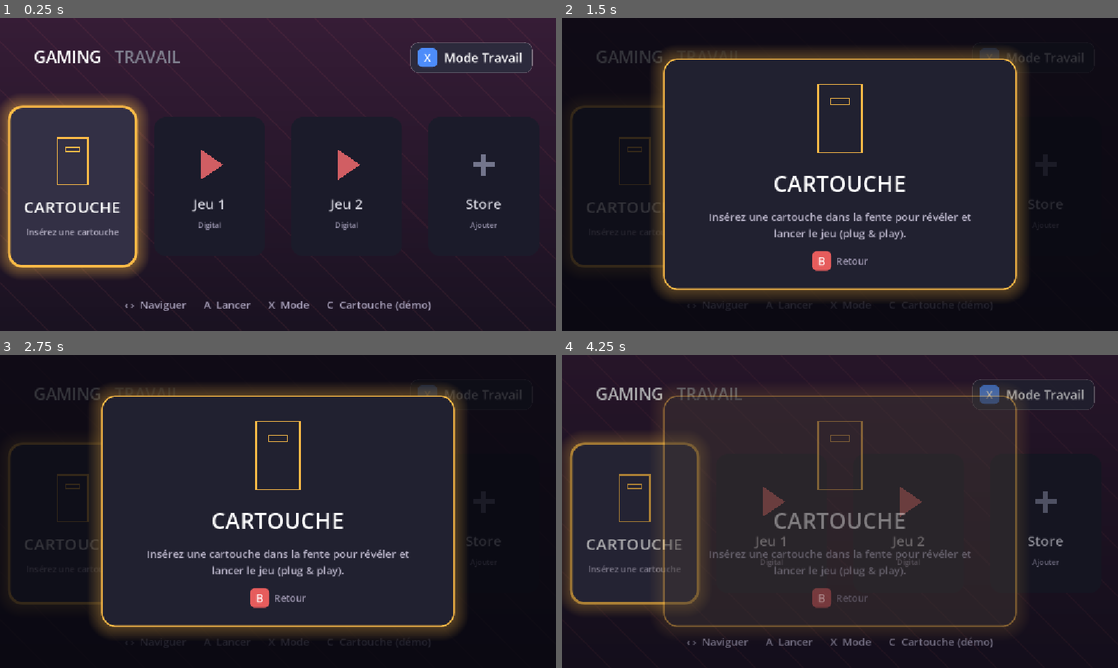
Above: before the commit, frames 1-4 (two rows, left to right).
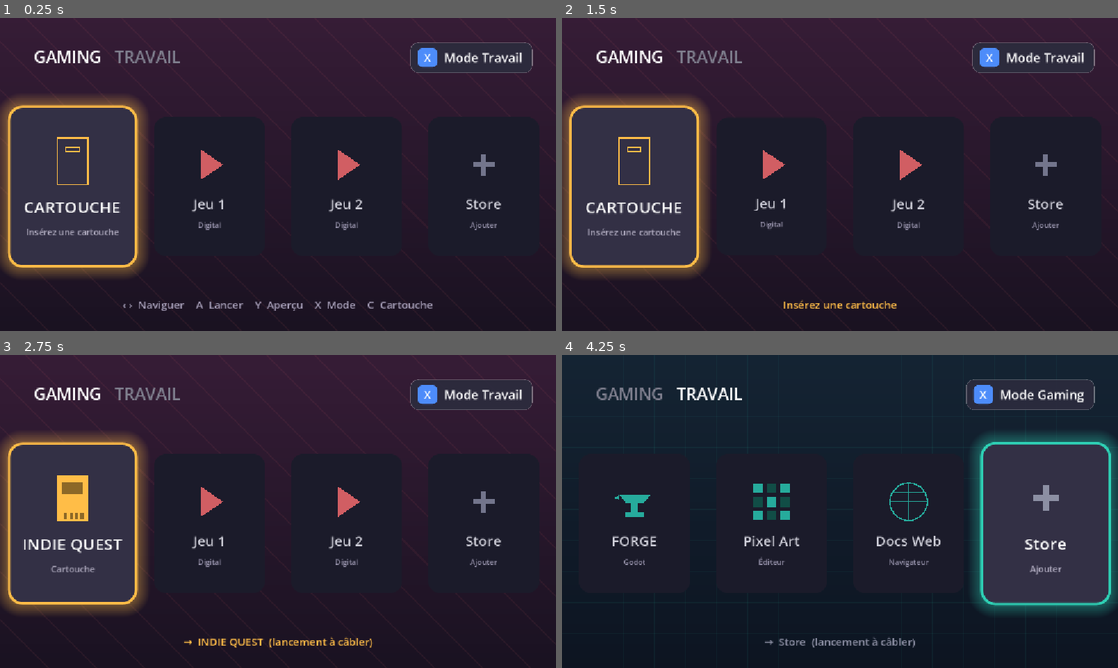
Above: after the commit, the same moments.

Repository: kilian-quittard/gaming-console-os
Game: Godot game, scene res://scenes/Main.tscn
The game is run twice, just before and just after one commit, with the same random seed, the same clock (stepped at 60 frames per second) and the same inputs.
Inputs:
- Up to frame 1 (0.25 s): no input
- Up to frame 2 (1.5 s): tap Enter (ui_accept) at 0.5, 0.77, 0.8, 1.07, 1.35 s; hold Right (ui_right) 0.53-1.28 s; hold Y (preview, bound only after the commit) 0.53-1.28 s; hold Left (ui_left) from 1.28 s (still down)
- Up to frame 3 (2.75 s): tap Enter (ui_accept) at 1.52, 1.82, 2.3 s; tap Y (preview, bound only after the commit) at 1.55 s; release Left (ui_left) at 2.03 s; hold Right (ui_right) from 2.03 s (still down); hold C (toggle_cartridge) from 2.03 s (still down)
- Up to frame 4 (4.25 s): release C (toggle_cartridge) at 2.78 s; tap X (toggle_mode) at 2.85 s; tap Enter (ui_accept) at 3.02, 3.32, 3.77, 3.8, 4.07 s; tap Y (preview, bound only after the commit) at 3.05 s; release Right (ui_right) at 3.53 s; hold Left (ui_left) from 3.53 s (still down); hold Y (preview, bound only after the commit) from 3.53 s (still down); tap Escape (ui_cancel) at 4.15 s

The runs differ from the first frame. In frame 1, 0.7% of the frame differs, in the area x 22-78%, y 90-94%; in frame 2, 38%; in frame 3, 38%; in frame 4, 49%, in the area x 0-100%, y 0-94%.

Commit message:
Front-end: A launches directly, Y opens media preview (trailer + thumbnails)
Detail screen reworked into a preview: A launches the app/game straight from the tile; Y opens a media overlay (placeholder trailer area with play watermark, auto-cycling thumbnail strip, description, Play button); B returns. Cartridge sim moved to key C only (Y freed for preview). Sizes tuned to fit the base viewport.

Co-Authored-By: Claude Opus 4.8 <noreply@anthropic.com>

Diff:
--- a/frontend/project.godot
+++ b/frontend/project.godot
@@ -38,7 +38,11 @@
 }
 toggle_cartridge={
 "deadzone": 0.5,
-"events": [Object(InputEventKey,"resource_local_to_scene":fa …(209 unchanged characters)… "location":0,"echo":false,"script":null), Object(InputEventJoypadButton,"resource_local_to_scene":false,"resource_name":"","device":-1,"button_index":3,"pressure":0.0,"pressed":false,"script":null)]
+"events": [Object(InputEventKey,"resource_local_to_scene":fa …(209 unchanged characters)… "location":0,"echo":false,"script":null)]
+}
+preview={
+"deadzone": 0.5,
+"events": [Object(InputEventKey,"resource_local_to_scene":false,"resource_name":"","device":-1,"window_id":0,"alt_pressed":false,"shift_pressed":false,"ctrl_pressed":false,"meta_pressed":false,"pressed":false,"keycode":0,"physical_keycode":89,"key_label":0,"unicode":0,"location":0,"echo":false,"script":null), Object(InputEventJoypadButton,"resource_local_to_scene":false,"resource_name":"","device":-1,"button_index":3,"pressure":0.0,"pressed":false,"script":null)]
 }
 
 [rendering]
--- a/frontend/scripts/Main.gd
+++ b/frontend/scripts/Main.gd
@@ -39,10 +39,10 @@
 var _selected := 0
 var _cartridge_inserted := false
 
-# Screen-stack depth: home menu <-> detail overlay
-var _in_detail := false
-var _detail_layer: Control = null
-var _detail_item: Dictionary = {}
+# Screen-stack depth: home menu <-> preview overlay
+var _in_preview := false
+var _preview_layer: Control = null
+var _preview_item: Dictionary = {}
 var _tiles: Array[Panel] = []
 var _tweens: Array = []
 
@@ -134,7 +134,7 @@
 
 	# Bottom hints
 	_status = Label.new()
-	_status.text = "‹ ›  Naviguer      A  Lancer      X  Mode      C  Cartouche (démo)"
+	_status.text = "‹ ›  Naviguer    A  Lancer    Y  Aperçu    X  Mode    C  Cartouche"
 	_status.horizontal_alignment = HORIZONTAL_ALIGNMENT_CENTER
 	_status.add_theme_font_size_override("font_size", 22)
 	_status.modulate = Color(0.65, 0.62, 0.72)
@@ -320,7 +320,7 @@
 		_tweens.append(null)
 
 	_selected = 0
-	_status.text = "‹ ›  Naviguer      A  Lancer      X  Mode      C  Cartouche (démo)"
+	_status.text = "‹ ›  Naviguer    A  Lancer    Y  Aperçu    X  Mode    C  Cartouche"
 	_status.modulate = Color(0.65, 0.62, 0.72)
 	await get_tree().process_frame  # let layout settle so scale pivots are right
 	_update_selection(instant)
@@ -411,12 +411,12 @@
 # ---- Input -----------------------------------------------------------------
 
 func _input(event: InputEvent) -> void:
-	# Detail overlay captures input while open.
-	if _in_detail:
+	# Preview overlay captures input while open: A launches, B closes.
+	if _in_preview:
 		if event.is_action_pressed("ui_cancel"):
-			_close_detail()
+			_close_preview()
 		elif event.is_action_pressed("ui_accept"):
-			_detail_accept()
+			_preview_launch()
 		return
 
 	if event.is_action_pressed("toggle_cartridge"):
@@ -438,12 +438,22 @@
 	elif event.is_action_pressed("ui_left"):
 		_selected = (_selected - 1 + _tiles.size()) % _tiles.size()
 		_update_selection()
+	elif event.is_action_pressed("preview"):
+		_preview_selected()
 	elif event.is_action_pressed("ui_accept"):
-		_activate(_selected)
-
-
-func _activate(index: int) -> void:
-	# Little press bounce, then open the detail screen for this tile.
+		_launch_selected()
+
+
+# Resolve the selected item (GAMING slot 0 may be the inserted cartridge game).
+func _resolve_item(index: int) -> Dictionary:
+	var item: Dictionary = CONTENT[_mode][index].duplicate(true)
+	if _mode == 0 and index == 0 and _cartridge_inserted:
+		item = CARTRIDGE_GAME.duplicate()
+		item["kind"] = "cartridge_in"
+	return item
+
+
+func _bounce(index: int) -> void:
 	var tile := _tiles[index]
 	if _tweens[index] != null and _tweens[index].is_valid():
 		_tweens[index].kill()
@@ -452,15 +462,30 @@
 	tw.tween_property(tile, "scale", Vector2(1.12, 1.12), 0.16).set_trans(Tween.TRANS_BACK).set_ease(Tween.EASE_OUT)
 	_tweens[index] = tw
 
-	# Resolve the item (GAMING slot 0 may be the inserted cartridge game).
-	var item: Dictionary = CONTENT[_mode][index].duplicate(true)
-	if _mode == 0 and index == 0 and _cartridge_inserted:
-		item = CARTRIDGE_GAME.duplicate()
-		item["kind"] = "cartridge_in"
-	_open_detail(item)
-
-
-# ---- Detail overlay --------------------------------------------------------
+
+# A — launch directly (no detail hop).
+func _launch_selected() -> void:
+	_bounce(_selected)
+	var item := _resolve_item(_selected)
+	if _action_label(item) == "":
+		_status.text = "Insérez une cartouche"
+		_status.modulate = AMBER
+		return
+	_status.text = "→  %s  (lancement à câbler)" % item.title
+	_status.modulate = _icon_color(item.kind)
+
+
+# Y — open the media preview.
+func _preview_selected() -> void:
+	var item := _resolve_item(_selected)
+	if item.kind == "cartridge":
+		_status.text = "Insérez une cartouche"
+		_status.modulate = AMBER
+		return
+	_open_preview(item)
+
+
+# ---- Preview overlay (media) -----------------------------------------------
 
 func _desc_for(item: Dictionary) -> String:
 	match item.kind:
@@ -481,120 +506,187 @@
 		_: return "Ouvrir"
 
 
-func _open_detail(item: Dictionary) -> void:
-	_in_detail = true
-	_detail_item = item
+func _hint_label(text: String) -> Label:
+	var l := Label.new()
+	l.text = text
+	l.add_theme_font_size_override("font_size", 20)
+	l.vertical_alignment = VERTICAL_ALIGNMENT_CENTER
+	l.modulate = Color(0.65, 0.62, 0.72)
+	return l
+
+
+func _open_preview(item: Dictionary) -> void:
+	_in_preview = true
+	_preview_item = item
 	var accent: Color = _icon_color(item.kind)
 
-	_detail_layer = Control.new()
-	_detail_layer.set_anchors_preset(Control.PRESET_FULL_RECT)
-	_detail_layer.modulate = Color(1, 1, 1, 0)
-	add_child(_detail_layer)
+	_preview_layer = Control.new()
+	_preview_layer.set_anchors_preset(Control.PRESET_FULL_RECT)
+	_preview_layer.modulate = Color(1, 1, 1, 0)
+	add_child(_preview_layer)
 
 	var backdrop := ColorRect.new()
-	backdrop.color = Color(0.03, 0.03, 0.06, 0.82)
+	backdrop.color = Color(0.03, 0.03, 0.06, 0.85)
 	backdrop.set_anchors_preset(Control.PRESET_FULL_RECT)
-	_detail_layer.add_child(backdrop)
+	_preview_layer.add_child(backdrop)
 
 	var center := CenterContainer.new()
 	center.set_anchors_preset(Control.PRESET_FULL_RECT)
-	_detail_layer.add_child(center)
+	_preview_layer.add_child(center)
 
 	var card := PanelContainer.new()
 	var cs := StyleBoxFlat.new()
-	cs.bg_color = Color(0.13, 0.13, 0.19)
-	cs.set_corner_radius_all(28)
-	cs.content_margin_left = 56
-	cs.content_margin_right = 56
-	cs.content_margin_top = 44
-	cs.content_margin_bottom = 40
+	cs.bg_color = Color(0.12, 0.12, 0.18)
+	cs.set_corner_radius_all(24)
+	cs.content_margin_left = 40
+	cs.content_margin_right = 40
+	cs.content_margin_top = 30
+	cs.content_margin_bottom = 28
 	cs.set_border_width_all(3)
 	cs.border_color = accent
 	cs.shadow_color = Color(accent, 0.28)
-	cs.shadow_size = 30
+	cs.shadow_size = 26
 	card.add_theme_stylebox_override("panel", cs)
-	card.custom_minimum_size = Vector2(720, 0)
 	center.add_child(card)
 
 	var vb := VBoxContainer.new()
-	vb.add_theme_constant_override("separation", 22)
+	vb.add_theme_constant_override("separation", 13)
 	vb.alignment = BoxContainer.ALIGNMENT_CENTER
 	card.add_child(vb)
 
-	var iw := CenterContainer.new()
-	vb.add_child(iw)
-	var is_cart: bool = item.kind == "cartridge" or item.kind == "cartridge_in"
-	var isz := Vector2(120, 160) if is_cart else Vector2(150, 150)
-	iw.add_child(_make_icon(item.kind, accent, isz))
-
+	# --- Media area: placeholder "trailer" (16:9) with play watermark ---
+	var media := Panel.new()
+	media.custom_minimum_size = Vector2(480, 210)
+	var msb := StyleBoxFlat.new()
+	msb.bg_color = Color(0.07, 0.07, 0.11)
+	msb.set_corner_radius_all(16)
+	media.add_theme_stylebox_override("panel", msb)
+	vb.add_child(media)
+
+	var ov := Control.new()
+	ov.set_anchors_preset(Control.PRESET_FULL_RECT)
+	ov.mouse_filter = Control.MOUSE_FILTER_IGNORE
+	ov.draw.connect(func() -> void:
+		var c := ov.size * 0.5
+		c.y -= 14.0
+		ov.draw_colored_polygon(PackedVector2Array([
+			c + Vector2(-22, -28), c + Vector2(-22, 28), c + Vector2(34, 0),
+		]), Color(1, 1, 1, 0.85))
+	)
+	media.add_child(ov)
+
+	var mlabel := Label.new()
+	mlabel.text = "Bande-annonce"
+	mlabel.add_theme_font_size_override("font_size", 16)
+	mlabel.modulate = Color(1, 1, 1, 0.55)
+	mlabel.set_anchors_preset(Control.PRESET_BOTTOM_LEFT)
+	mlabel.offset_left = 18
+	mlabel.offset_top = -34
+	mlabel.offset_bottom = -10
+	media.add_child(mlabel)
+
+	# --- Thumbnail strip (placeholder screenshots), highlight auto-cycles ---
+	var strip := HBoxContainer.new()
+	strip.add_theme_constant_override("separation", 14)
+	strip.alignment = BoxContainer.ALIGNMENT_CENTER
+	vb.add_child(strip)
+	var thumbs: Array[Panel] = []
+	for i in 4:
+		var tp := Panel.new()
+		tp.custom_minimum_size = Vector2(96, 54)
+		var tsb := StyleBoxFlat.new()
+		tsb.bg_color = Color(accent, 0.16)
+		tsb.set_corner_radius_all(10)
+		tp.add_theme_stylebox_override("panel", tsb)
+		strip.add_child(tp)
+		thumbs.append(tp)
+
+	# Subtle "playing" motion: cycle the highlighted thumbnail.
+	var frame := [0]
+	var timer := Timer.new()
+	timer.wait_time = 0.9
+	timer.autostart = true
+	_preview_layer.add_child(timer)
+	timer.timeout.connect(func() -> void:
+		frame[0] = (frame[0] + 1) % thumbs.size()
+		for i in thumbs.size():
+			var t2 := StyleBoxFlat.new()
+			t2.set_corner_radius_all(10)
+			if i == frame[0]:
+				t2.bg_color = Color(accent, 0.5)
+				t2.set_border_width_all(2)
+				t2.border_color = accent
+			else:
+				t2.bg_color = Color(accent, 0.16)
+			thumbs[i].add_theme_stylebox_override("panel", t2)
+	)
+
+	# --- Title + description ---
 	var t := Label.new()
 	t.text = item.title
 	t.horizontal_alignment = HORIZONTAL_ALIGNMENT_CENTER
-	t.add_theme_font_size_override("font_size", 46)
+	t.add_theme_font_size_override("font_size", 36)
 	vb.add_child(t)
 
 	var d := Label.new()
 	d.text = _desc_for(item)
 	d.horizontal_alignment = HORIZONTAL_ALIGNMENT_CENTER
 	d.autowrap_mode = TextServer.AUTOWRAP_WORD_SMART
-	d.add_theme_font_size_override("font_size", 22)
+	d.add_theme_font_size_override("font_size", 18)
 	d.modulate = Color(0.72, 0.70, 0.78)
-	d.custom_minimum_size.x = 620
+	d.custom_minimum_size.x = 460
 	vb.add_child(d)
 
+	# --- Play button ---
 	var al := _action_label(item)
 	if al != "":
-		var bw := CenterContainer.new()
-		vb.add_child(bw)
 		var btn := PanelContainer.new()
 		var bs := StyleBoxFlat.new()
 		bs.bg_color = accent
 		bs.set_corner_radius_all(14)
-		bs.content_margin_left = 40
-		bs.content_margin_right = 40
-		bs.content_margin_top = 14
-		bs.content_margin_bottom = 14
+		bs.content_margin_left = 38
+		bs.content_margin_right = 38
+		bs.content_margin_top = 11
+		bs.content_margin_bottom = 11
 		btn.add_theme_stylebox_override("panel", bs)
-		bw.add_child(btn)
+		btn.size_flags_horizontal = Control.SIZE_SHRINK_CENTER
 		var bl := Label.new()
 		bl.text = al
-		bl.add_theme_font_size_override("font_size", 28)
+		bl.add_theme_font_size_override("font_size", 24)
 		bl.add_theme_color_override("font_color", Color(0.08, 0.08, 0.12))
 		btn.add_child(bl)
-
-	# Back hint
-	var hw := CenterContainer.new()
-	vb.add_child(hw)
+		vb.add_child(btn)
+
+	# --- Hints: A launch, B back ---
 	var hint := HBoxContainer.new()
-	hint.add_theme_constant_override("separation", 10)
-	hw.add_child(hint)
+	hint.add_theme_constant_override("separation", 12)
+	hint.alignment = BoxContainer.ALIGNMENT_CENTER
+	vb.add_child(hint)
+	if al != "":
+		hint.add_child(_make_glyph_badge("A", Color(0.45, 0.80, 0.48)))
+		hint.add_child(_hint_label(al + "      "))
 	hint.add_child(_make_glyph_badge("B", Color(0.90, 0.36, 0.36)))
-	var hl := Label.new()
-	hl.text = "Retour"
-	hl.add_theme_font_size_override("font_size", 20)
-	hl.vertical_alignment = VERTICAL_ALIGNMENT_CENTER
-	hl.modulate = Color(0.65, 0.62, 0.72)
-	hint.add_child(hl)
+	hint.add_child(_hint_label("Retour"))
 
 	var tw := create_tween()
-	tw.tween_property(_detail_layer, "modulate:a", 1.0, 0.18)
-
-
-func _detail_accept() -> void:
-	if _action_label(_detail_item) == "":
-		return  # nothing to launch (empty cartridge slot)
+	tw.tween_property(_preview_layer, "modulate:a", 1.0, 0.18)
+
+
+func _preview_launch() -> void:
+	if _action_label(_preview_item) == "":
+		return
 	# Placeholder: real launch is the OS session layer's job (Phase 5).
-	_status.text = "→  %s  (lancement à câbler)" % _detail_item.title
-	_status.modulate = _icon_color(_detail_item.kind)
-	_close_detail()
-
-
-func _close_detail() -> void:
-	if _detail_layer == null:
+	_status.text = "→  %s  (lancement à câbler)" % _preview_item.title
+	_status.modulate = _icon_color(_preview_item.kind)
+	_close_preview()
+
+
+func _close_preview() -> void:
+	if _preview_layer == null:
 		return
-	var layer := _detail_layer
-	_detail_layer = null
-	_in_detail = false
+	var layer := _preview_layer
+	_preview_layer = null
+	_in_preview = false
 	var tw := create_tween()
 	tw.tween_property(layer, "modulate:a", 0.0, 0.14)
 	tw.tween_callback(layer.queue_free)
